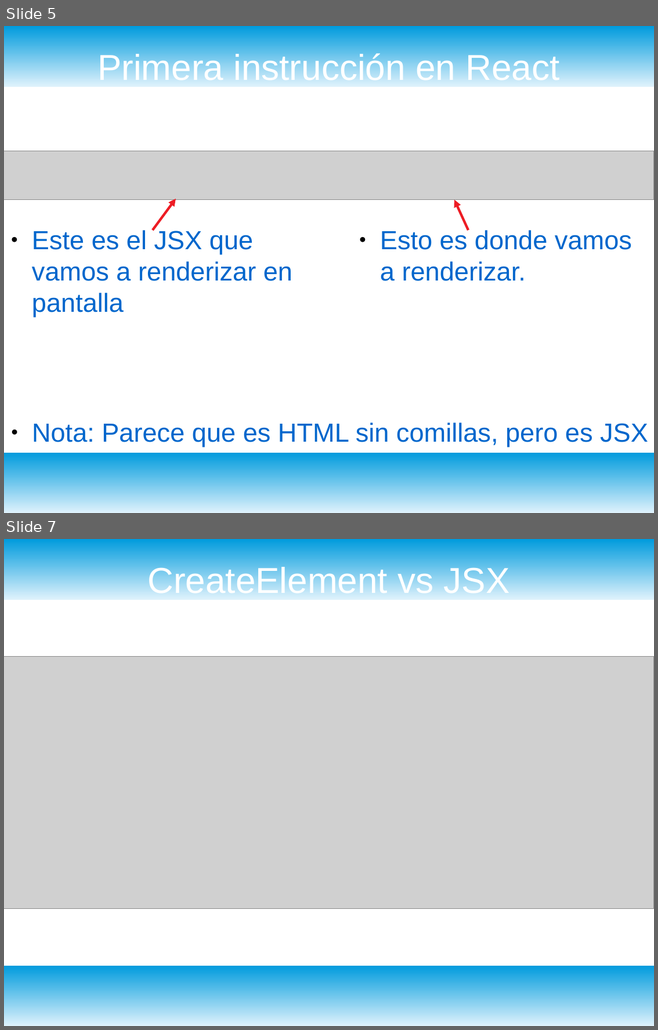
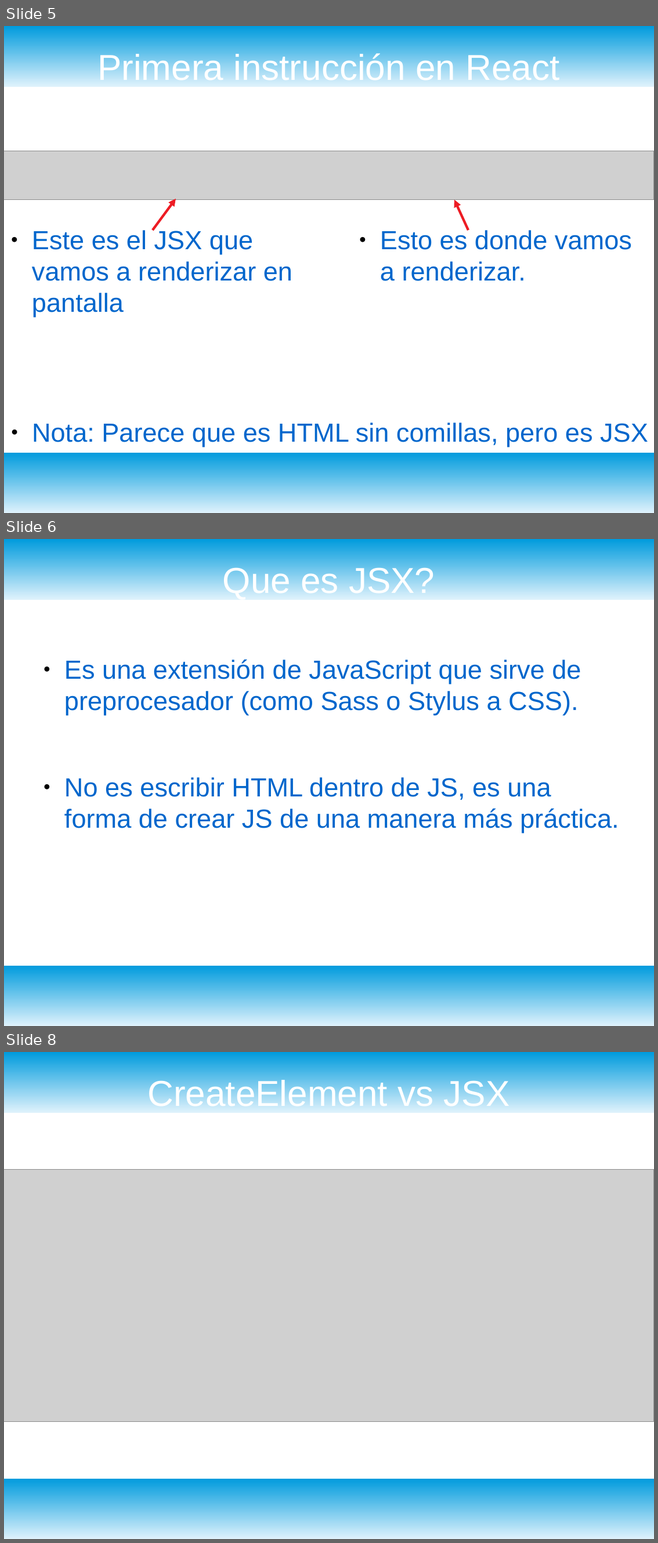
Before and after one commit to ProfeSantiago/ReactJS, a slide deck: 1) Entrada & Salida/Intro React.odp. Shown one above the other, each under a label of ours: slides 5 and 7 before the commit, slides 5, 6 and 8 after it; the slides between them are not shown. The pictures are 658x1030 and 658x1543 pixels, drawn with LibreOffice and Linux fonts; fonts in the diff are those of the drawing; grey boxes stand for pictures. Boxes give left, top, right and bottom in pixels: in the first picture for what was removed or moved away, otherwise in the second. Text is boxed around its words. In the diff, an @@ line names an element or a change of style, - is before the commit and + after.

```diff
--- a/1) Entrada & Salida/Intro React.odp
+++ b/1) Entrada & Salida/Intro React.odp
@@ slide 6 added at [4, 539, 654, 1026], background #FFFFFF; not listed: 2 template elements that a slide beside it also shows @@
@@ title added at [223, 565, 434, 600], 44 pt, text #FFFFFF @@
+Que es JSX?
@@ text added at [64, 659, 619, 833], 32 pt, text #0066CC @@
+● Es una extensión de JavaScript que sirve de preprocesador (como Sass o Stylus a CSS).
+● No es escribir HTML dentro de JS, es una forma de crear JS de una manera más práctica.
@@ what was slide 7 is now slide 8 @@
```
Also in this commit, not shown: 1 other slide added, 1 slide removed.
